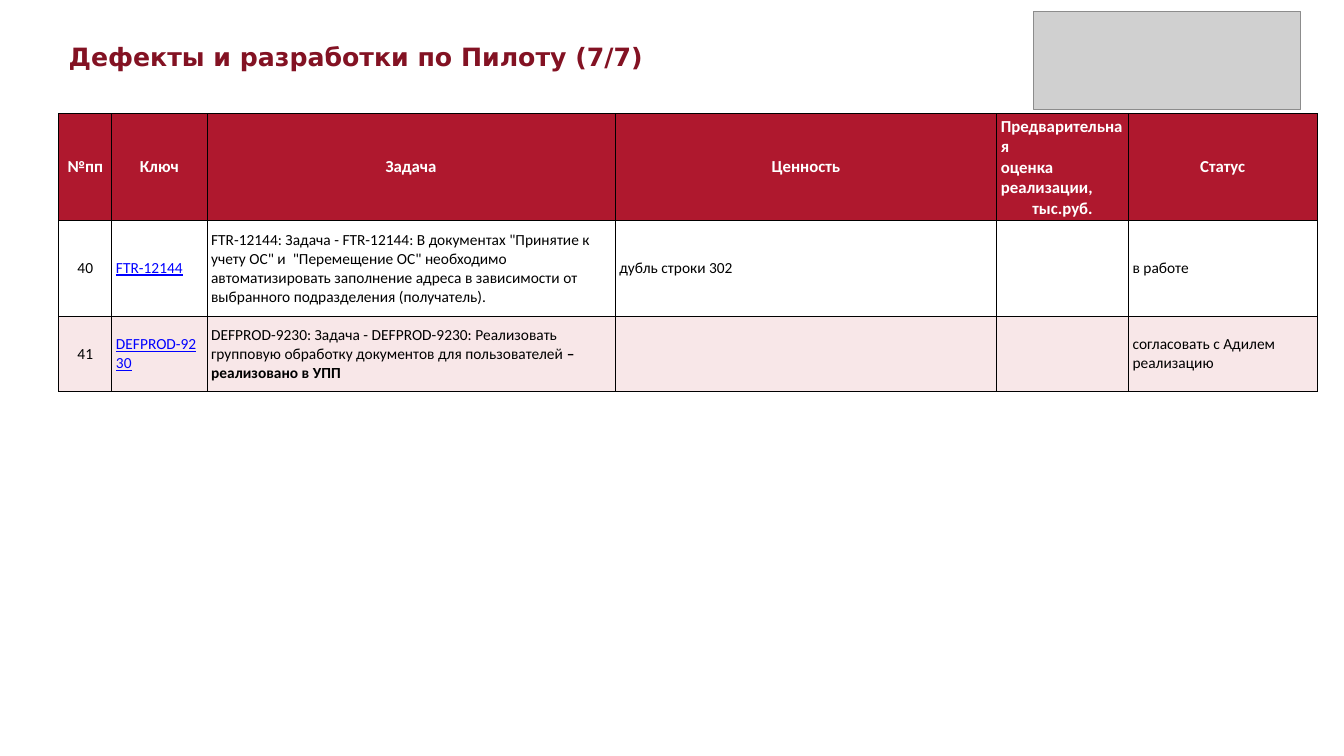
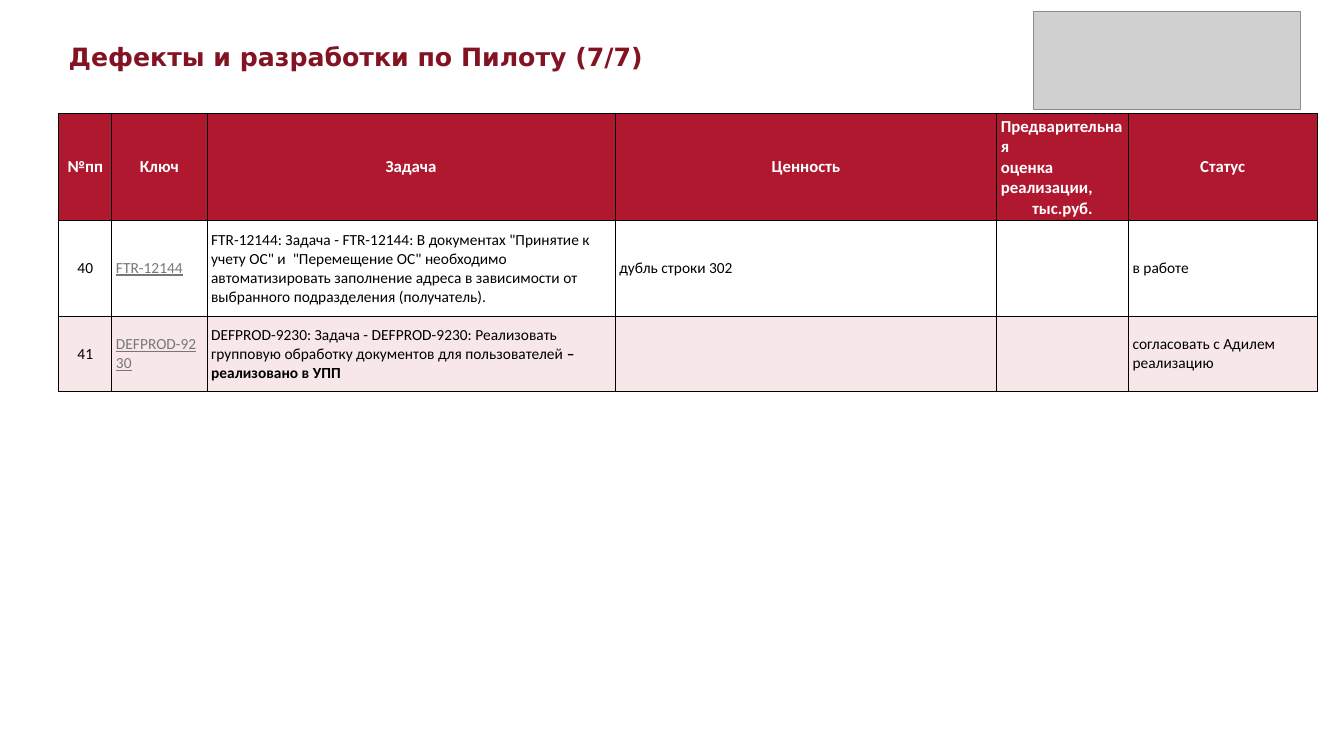
Before and after one commit to sokrat-in-me/pptx, a slide deck: slide 7 of Дефекты_и_разработки_по_Пилоту.pptx. Drawn at 1344x756 pixels with LibreOffice and Linux fonts; fonts in the diff are those of the drawing; grey boxes stand for pictures. Boxes give left, top, right and bottom in pixels: in the first picture for what was removed or moved away, otherwise in the second. Text is boxed around its words. In the diff, an @@ line names an element or a change of style, - is before the commit and + after.

```diff
--- a/Дефекты_и_разработки_по_Пилоту.pptx
+++ b/Дефекты_и_разработки_по_Пилоту.pptx
@@ table at bbox=[58, 114, 1318, 385] @@
@@ text colour #0000FF to #77777A in "FTR-12144", "DEFPROD-9230" @@
```
Also in this commit, not shown: 6 other slides changed, 1 other file.
